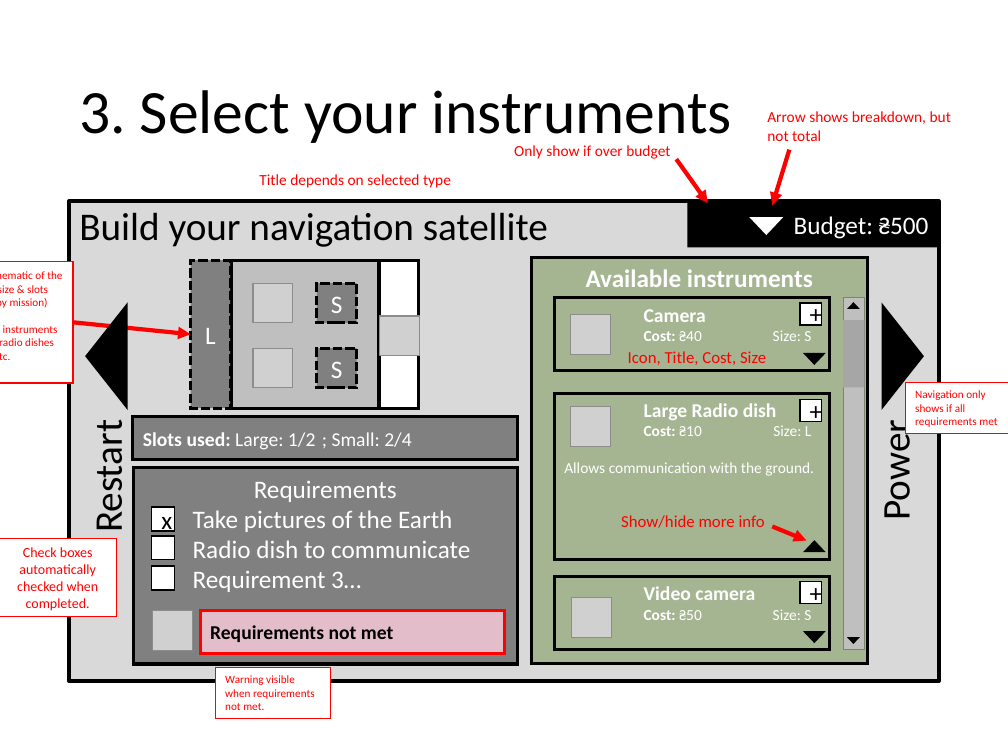
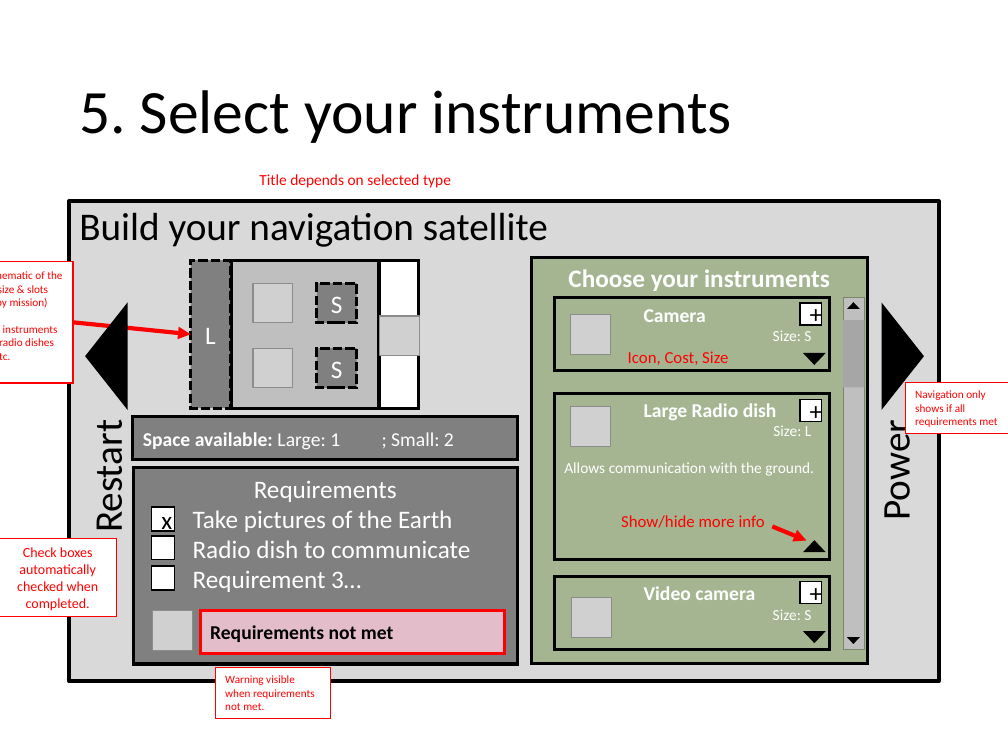
Before and after one commit to chrisnorth/classroom-rocket-scientist, a slide deck: slide 8 of outline_primary.pptx (slide 6 before the commit). Drawn at 1008x756 pixels with LibreOffice and Linux fonts; fonts in the diff are those of the drawing; grey boxes stand for pictures. Boxes give left, top, right and bottom in pixels: in the first picture for what was removed or moved away, otherwise in the second. Text is boxed around its words. In the diff, an @@ line names an element or a change of style, - is before the commit and + after.

```diff
--- a/outline_primary.pptx
+++ b/outline_primary.pptx
@@ title at <box>79,90,732,143</box>: text changed @@
-3. Select your instruments
+5. Select your instruments
@@ text removed at <box>767,111,951,141</box> @@
-Arrow shows breakdown, but not total
@@ text removed at <box>514,145,670,159</box> @@
-Only show if over budget
@@ arrow removed from (789, 149) to (772, 206) @@
@@ arrow removed from (676, 159) to (708, 204) @@
@@ rectangle removed at <box>687,202,938,248</box> @@
-Budget: ₴500
@@ triangle removed at <box>751,218,781,234</box> @@
@@ text in rectangle at <box>568,269,830,291</box>: text changed @@
-Available instruments
+Choose your instruments
@@ text at <box>628,351,728,365</box>: text changed @@
-Icon, Title, Cost, Size
+Icon, Cost, Size
@@ text in rectangle at <box>773,330,811,341</box>: text changed @@
-Cost: ₴40 Size: S
+Size: S
@@ text in rectangle at <box>143,432,454,450</box>: text changed; bold on @@
-Slots used: Large: 1/2 ; Small: 2/4
+Space available: Large: 1 ; Small: 2
@@ text in rectangle at <box>773,426,811,436</box>: text changed @@
-Cost: ₴10 Size: L
+Size: L
@@ text in rectangle at <box>773,609,811,620</box>: text changed @@
-Cost: ₴50 Size: S
+Size: S
```
Also in this commit, not shown: 6 other slides changed, 2 slides added, 3 other files.
